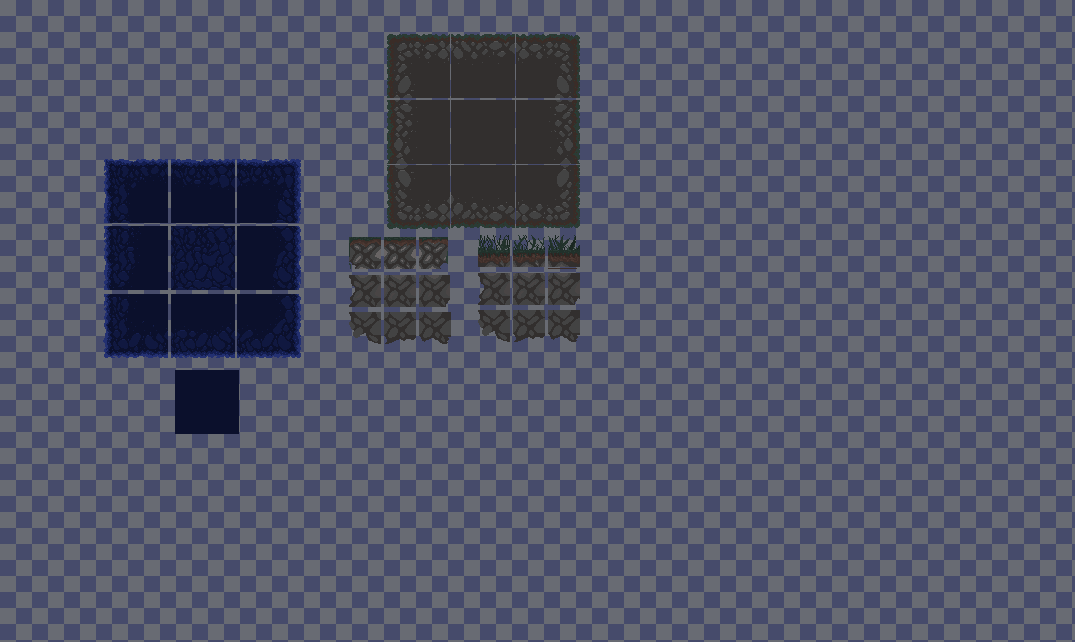
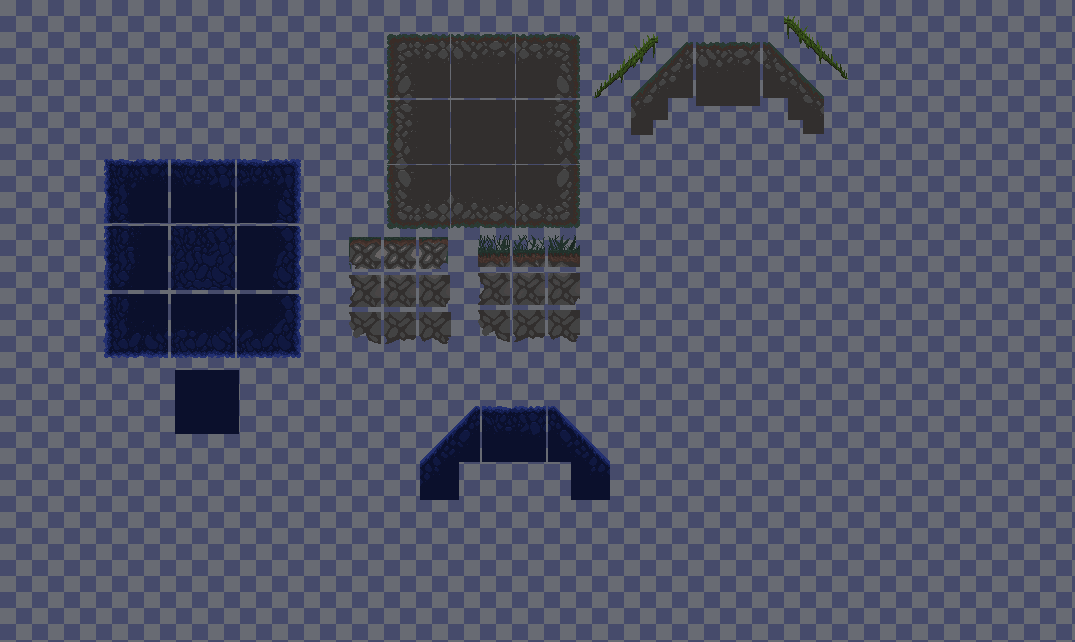
Before/after of a 1075 x 642 layered artwork. What changed in the layer stack:
added group "Рампы для пещер" with 3 layers above "Задники для пещер 0.2" over (x1=420, y1=406, x2=610, y2=500)
added layer "Основа под рампы" in group "Рампы для пещер" over (x1=482, y1=406, x2=546, y2=462)
added layer "Рампа право пещера" in group "Рампы для пещер" over (x1=548, y1=406, x2=610, y2=500)
added layer "Рампа лево пещера" in group "Рампы для пещер" over (x1=420, y1=406, x2=480, y2=500)
added group "Земля,рампы,трава" with 5 layers above "Платформы" over (x1=594, y1=15, x2=848, y2=135)
added layer "Трава Право" in group "Земля,рампы,трава" over (x1=784, y1=15, x2=848, y2=79)
added layer "Трава Лево" in group "Земля,рампы,трава" over (x1=594, y1=34, x2=658, y2=98)
added layer "Под рампы" in group "Земля,рампы,трава" over (x1=696, y1=42, x2=760, y2=106)
added layer "РампаПраво земля" in group "Земля,рампы,трава" over (x1=763, y1=42, x2=824, y2=134)
added layer "РампаЛево земля" in group "Земля,рампы,трава" over (x1=631, y1=42, x2=693, y2=135)
hid "Фигура 1" over (x1=548, y1=268, x2=577, y2=269)
